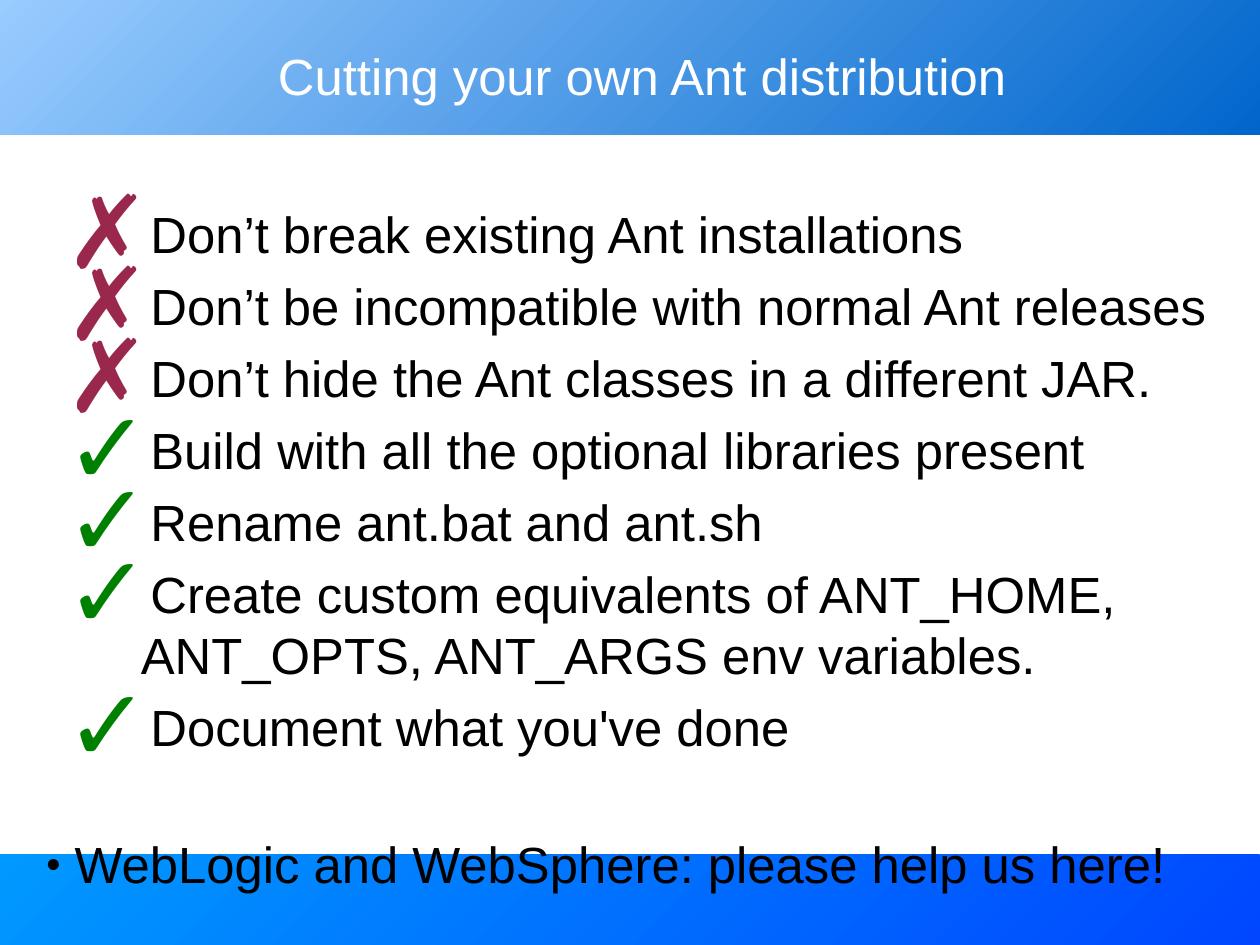
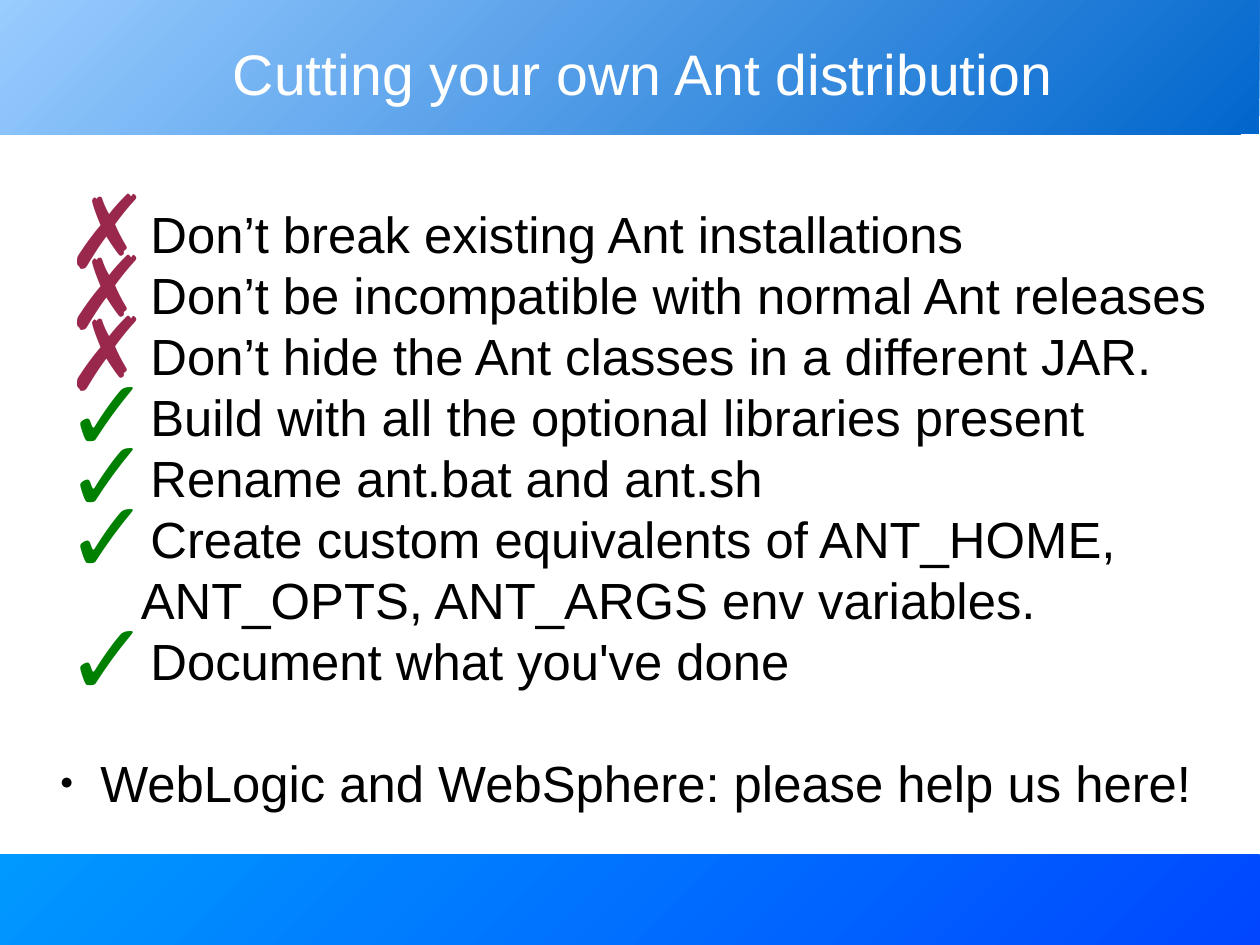
Before and after one commit to BeatrizTercero/repoSvnAnt, a slide deck: slide 31 of core/trunk/docs/slides/extending_ant.odp. Drawn at 1260x945 pixels with LibreOffice and Linux fonts; fonts in the diff are those of the drawing. Boxes give left, top, right and bottom in pixels: in the first picture for what was removed or moved away, otherwise in the second. Text is boxed around its words. In the diff, an @@ line names an element or a change of style, - is before the commit and + after.

```diff
--- a/core/trunk/docs/slides/extending_ant.odp
+++ b/core/trunk/docs/slides/extending_ant.odp
@@ title "Cutting your own Ant distribution": place and size @@
-title "Cutting your own Ant distribution" at box(278, 58, 1007, 106)
+title "Cutting your own Ant distribution" at box(233, 53, 1052, 106)
@@ title "Cutting your own Ant distribution" at box(233, 53, 1052, 106): size 32 to 36 pt; vertical alignment top to middle @@
@@ text "Don’t break existing Ant installations" at box(100, 216, 1206, 812): less space between paragraphs; bullet • to ●; line spacing 0.9 to 1 @@
```
Also in this commit, not shown: 29 other slides changed.
